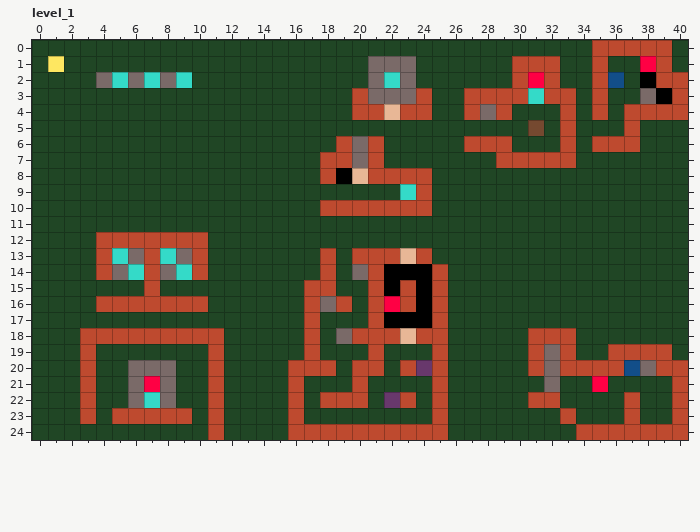
A LDtk project gets an edit: data/level.ldtk. Above, as it was before the edit.
Cells are 4x4 px. Shown: level_1 x 0..40, y 0..24.
After:
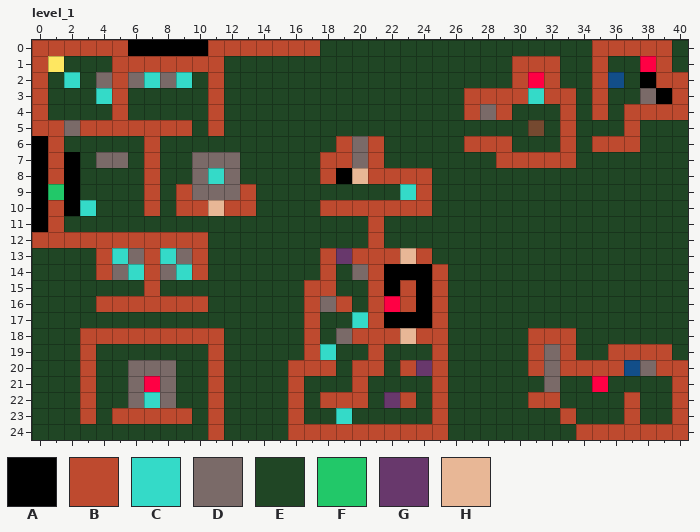
Key: from "tiles": A 1 "empty", B 2 "bedrock", C 3 "diamond", D 4 "rock", E 5 "grass", F 9 "laser", G 12 "baloon", H 13 "dissolver".
_ is an empty cell, . an unchanged one.
Edits made:
--- layer "tiles"
@@ x 0..24 @@
- 0 EEEEEEEEEEEEEEEEEE.......
- 1 E....EEEEEEE.........DDD.
- 2 E.E..C.....E.........DCD.
- 3 E...EE.....E........BDDDB
- 4 E....E.....E........BBHBB
- 5 EEEEEEEEEE.E.............
- 6 EE.....E.................
- 7 EEE.EE.E..EEE............
- 8 EEE....E..EEE............
- 9 EEE....E.EEEEE...........
-10 EEEE...E.EEEEE...........
-11 EE...................E...
-12 EEEE.................E...
-13 ...................E.....
+ 0 BBBBBBAAAAABBBBBBB.......
+ 1 B....BBBBBBB.........EEE.
+ 2 B.C..B.....B.........EEE.
+ 3 B...CB.....B........EEEEE
+ 4 B....B.....B........EEEEE
+ 5 BBDBBBBBBB.B.............
+ 6 AB.....B.................
+ 7 ABA.DD.B..DDD............
+ 8 ABA....B..DCD............
+ 9 AFA....B.BDDDB...........
+10 ABAC...B.BBHBB...........
+11 AB...................B...
+12 BBBB.................B...
+13 ...................G.....
@@ x 20..20 @@
-17 E
+17 C
@@ x 18..18 @@
-19 E
+19 C
@@ x 19..19 @@
-23 E
+23 C
Pixel boxes of the changes (left, top, right, bottom) in both pictures:
changed: (32, 40, 320, 248)
changed: (352, 56, 432, 120)
changed: (368, 216, 384, 248)
changed: (336, 248, 352, 264)
changed: (352, 312, 368, 328)
changed: (320, 344, 336, 360)
changed: (336, 408, 352, 424)
